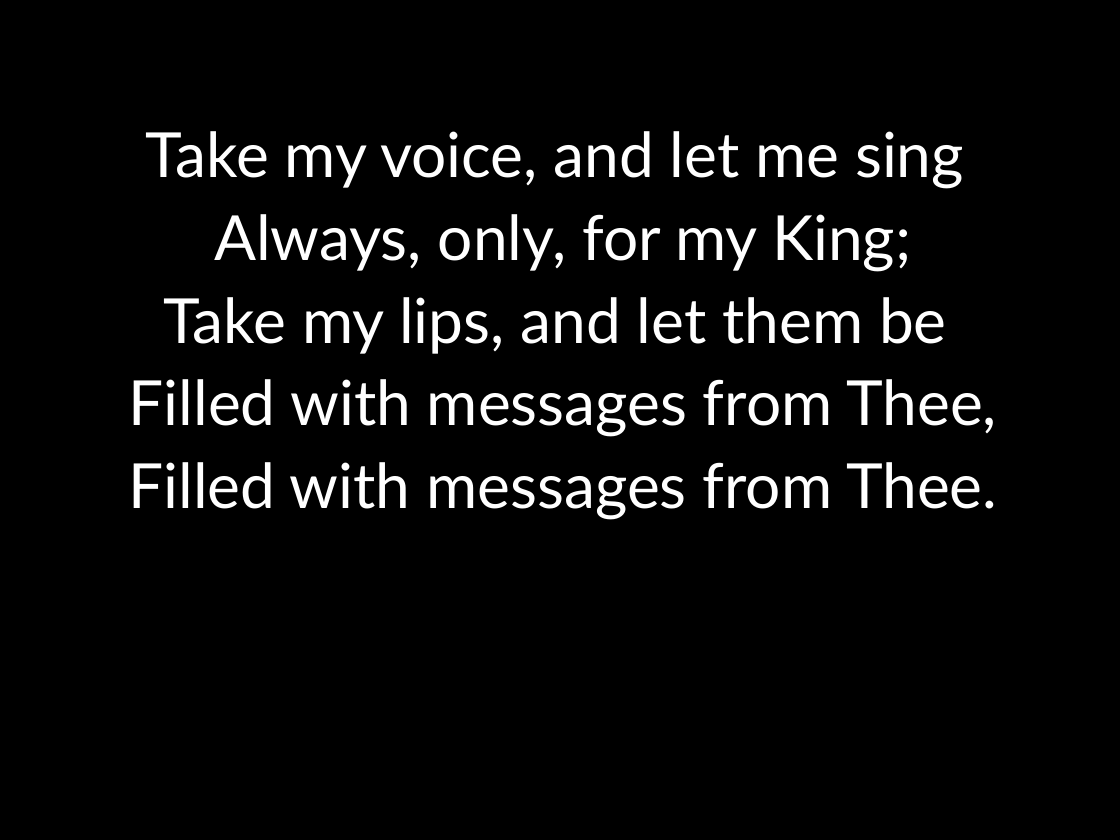
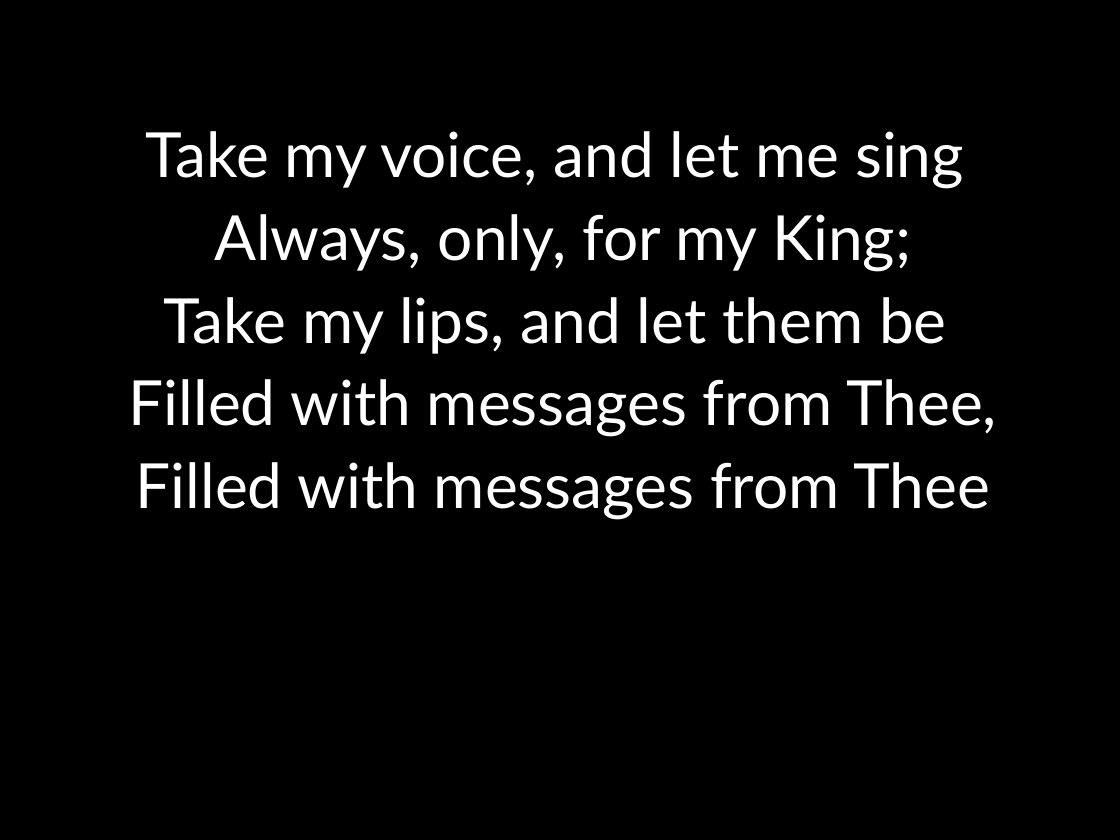
Before and after one commit to kendall412/worship, a slide deck: slide 4 of Take My Life and Let It Be.pptx (slide 3 before the commit). Drawn at 1120x840 pixels with LibreOffice and Linux fonts; fonts in the diff are those of the drawing. Boxes give left, top, right and bottom in pixels: in the first picture for what was removed or moved away, otherwise in the second. Text is boxed around its words. In the diff, an @@ line names an element or a change of style, - is before the commit and + after.

```diff
--- a/Take My Life and Let It Be.pptx
+++ b/Take My Life and Let It Be.pptx
@@ subtitle at [136, 462, 991, 520]: text changed @@
-Filled with messages from Thee.
+Filled with messages from Thee
```
Also in this commit, not shown: 3 other slides changed, 1 slide added, 5 other files.
